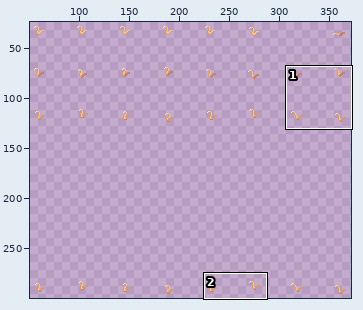
Two versions of one sprite sheet, items/armors/nicemice/tails/test/back.png. Above: a wide view before the commit, with the close-up outlined.
Close-up. As it was:
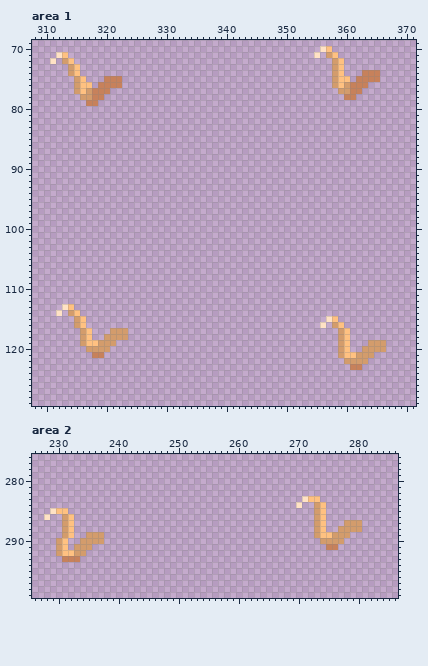
The file is 387x301 pixels. Shown: area 1: x 308..371, y 69..129; area 2: x 226..286, y 276..299. The wide view leaves out empty margins. The commit also changed other parts of the picture, which this record leaves out.
New version:
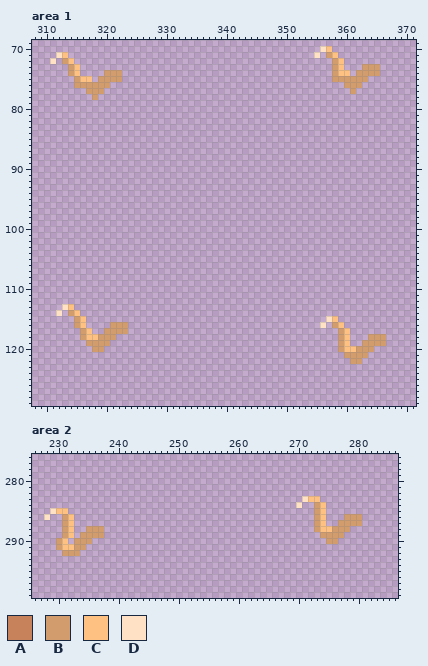
Palette (. is transparent): A #c7815b  B #d39c6c  C #ffc181  D #ffe2c5
Edits made:
Changed rows in their new state; - is an unchanged pixel.
Area 1:
first column x 315:
 73 ------------------------------------------------BBB
 74 -----BBB-------------------------------------C-BBBB
 75 --C-BBBB------------------------------------BBBBB..
 76 -BBBBB..-----------------------------------..-BB.--
 77 ..-BB.--------------------------------------..B.---
 78 -..B.----------------------------------------..----
 79 --..-----------------------------------------------
first column x 316:
116 -----BBB-------------------------------------------
117 ----B----------------------------------------------
118 --CB--..----------------------------------------BBB
119 .BB--.-----------------------------------------B---
120 -.--.----------------------------------------CB--..
121 --..---------------------------------------.BB--.--
122 --------------------------------------------.--.---
123 ---------------------------------------------..----
Area 2:
first column x 230:
286 ------------------------------------------------BBB
287 -----------------------------------------------B---
288 -----BBB-------------------------------------CB--..
289 ----B--------------------------------------.BB--.--
290 ---B--..------------------------------------.--.---
291 --C--.---------------------------------------..----
292 .BB-.----------------------------------------------
293 -...-----------------------------------------------
Boxes around the changes in both close-ups, in picture pixels (x1, y1, x2, y2):
changed: (332, 64, 380, 100)
changed: (74, 70, 122, 106)
changed: (80, 322, 128, 358)
changed: (338, 334, 386, 370)
changed: (314, 514, 362, 550)
changed: (56, 526, 104, 562)
